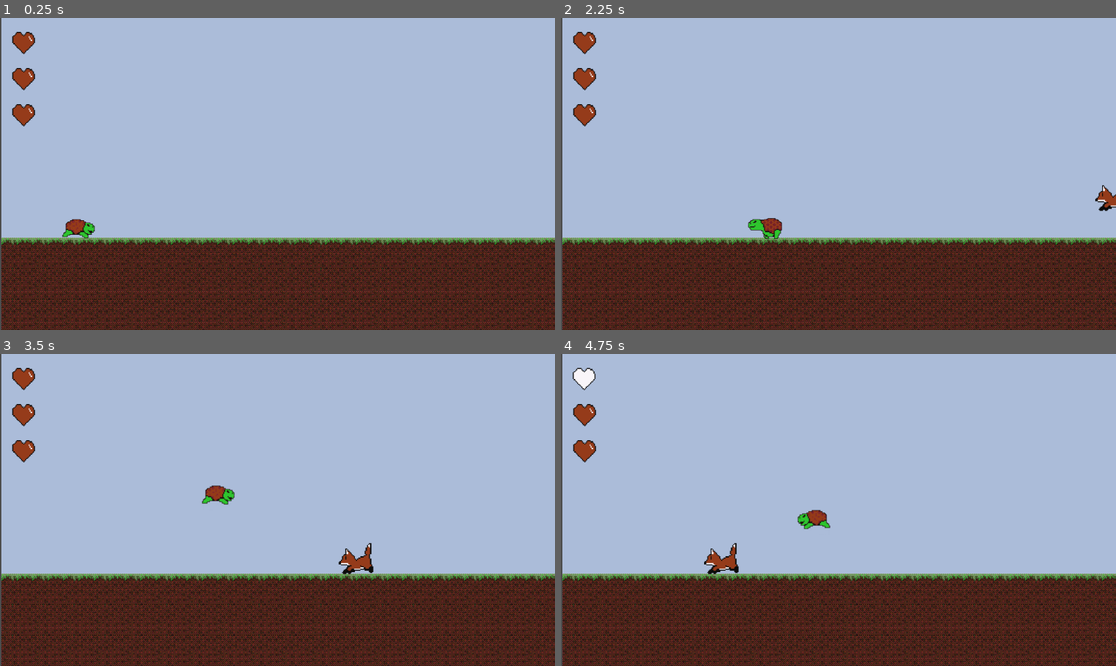
Above: before the commit, frames 1-4 (two rows, left to right).
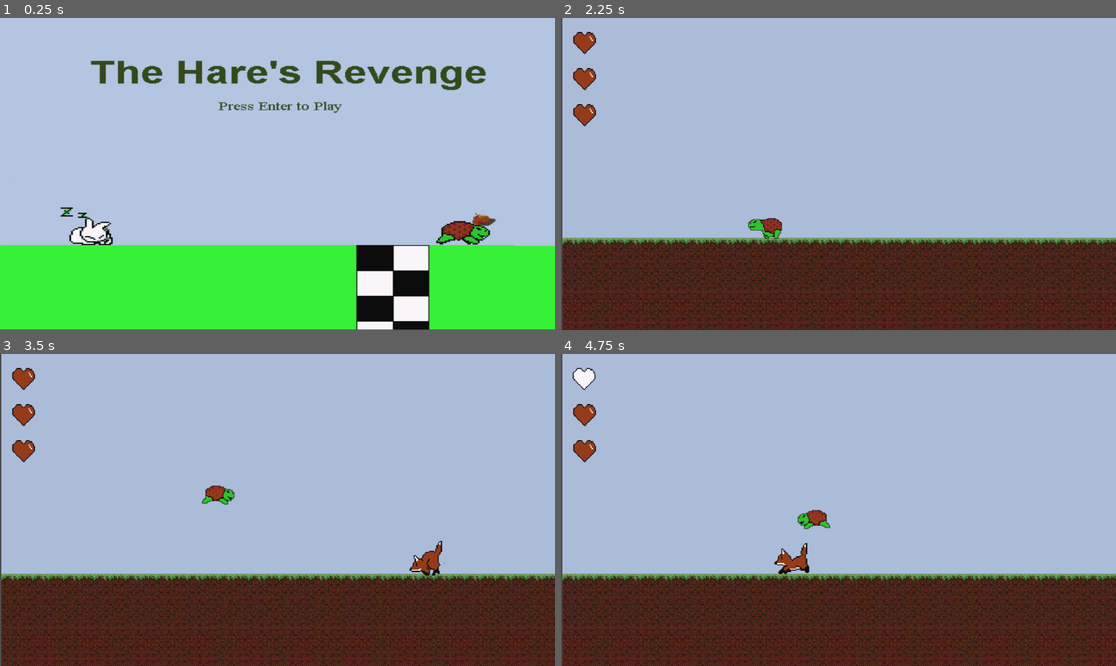
Above: after the commit, the same moments.

Repository: emptysea/HareRevengeRemake
Game: Godot game, scene res://Scenes/title.tscn
Two runs of this game, one before a commit and one after it. Both use one fixed random seed, a clock stepped at 60 frames per second and the inputs below. Before the commit the project starts from res://Scenes/Game.tscn.
Inputs:
- Up to frame 1 (0.25 s): no input
- Up to frame 2 (2.25 s): tap Enter (ui_accept) at 0.5, 0.8, 1.35 s; hold Right (ui_right) 0.53-2.03 s; tap Space (Shoot) at 0.6, 1.55, 2.1 s; tap Up (Jump) at 0.77, 1.52 s; hold Left (ui_left) from 2.03 s (still down)
- Up to frame 3 (3.5 s): tap Enter (ui_accept) at 2.3, 2.85 s; release Left (ui_left) at 2.78 s; hold Right (ui_right) from 2.78 s (still down); tap Up (Jump) at 3.02 s; tap Space (Shoot) at 3.05 s
- Up to frame 4 (4.75 s): tap Space (Shoot) at 3.6, 4.55 s; tap Up (Jump) at 3.77, 4.52 s; tap Enter (ui_accept) at 3.8, 4.35 s; release Right (ui_right) at 4.28 s; hold Left (ui_left) from 4.28 s (still down)

The runs differ from the first frame. In frame 1, 34% of the frame differs, in the area x 0-100%, y 0-100%; in frame 2, 0.2%; in frame 3, 0.7%; in frame 4, 0.7%.

Commit message:
Added fox sounds, water, fox death, and title screen.

Diff:
--- a/Scenes/fox.tscn
+++ b/Scenes/fox.tscn
@@ -1,7 +1,8 @@
-[gd_scene load_steps=8 format=3 uid="uid://cyo55g0fbcj56"]
+[gd_scene load_steps=9 format=3 uid="uid://cyo55g0fbcj56"]
 
 [ext_resource type="Script" uid="uid://dwg881s1ahomg" path="res://Scripts/fox.gd" id="1_e6g21"]
 [ext_resource type="Texture2D" uid="uid://cjfnpixm37rw2" path="res://Sprites/fox_final.png" id="1_fslue"]
+[ext_resource type="AudioStream" uid="uid://b63s7gkiggdoo" path="res://Sounds/foxdie.wav" id="3_yj2lq"]
 
 [sub_resource type="AtlasTexture" id="AtlasTexture_e6g21"]
 atlas = ExtResource("1_fslue")
@@ -52,4 +53,7 @@
 position = Vector2(1.5, 10.5)
 shape = SubResource("RectangleShape2D_e6g21")
 
+[node name="hurt" type="AudioStreamPlayer2D" parent="."]
+stream = ExtResource("3_yj2lq")
+
 [connection signal="body_entered" from="Area2D" to="." method="_on_area_2d_body_entered"]
--- a/Scenes/game_over.gd
+++ b/Scenes/game_over.gd
@@ -6,6 +6,6 @@
 
 
 # Called every frame. 'delta' is the elapsed time since the previous frame.
-func _process(delta: float) -> void:
+func _process(_delta: float) -> void:
 	if Input.is_action_just_pressed("ui_accept"):
 		get_tree().reload_current_scene()
--- /dev/null
+++ b/Scenes/title.tscn
@@ -0,0 +1,19 @@
+[gd_scene load_steps=4 format=3 uid="uid://ceb70qxe55x62"]
+
+[ext_resource type="Script" uid="uid://dw4vclr288w25" path="res://Scripts/title.gd" id="1_fp2oq"]
+[ext_resource type="Texture2D" uid="uid://ducvsma0w8b8t" path="res://Images/intro.jpg" id="1_w31pl"]
+[ext_resource type="AudioStream" uid="uid://37h6pv5hfep0" path="res://Music/intro.mp3" id="2_ekrfg"]
+
+[node name="Title" type="Node"]
+script = ExtResource("1_fp2oq")
+
+[node name="TitleScreen" type="CanvasLayer" parent="."]
+
+[node name="TextureRect" type="TextureRect" parent="TitleScreen"]
+offset_right = 1152.0
+offset_bottom = 647.0
+texture = ExtResource("1_w31pl")
+
+[node name="AudioStreamPlayer" type="AudioStreamPlayer" parent="."]
+stream = ExtResource("2_ekrfg")
+autoplay = true
--- a/Scenes/water.tscn
+++ b/Scenes/water.tscn
@@ -1,7 +1,8 @@
-[gd_scene load_steps=6 format=3 uid="uid://boj8atj178v2v"]
+[gd_scene load_steps=7 format=3 uid="uid://boj8atj178v2v"]
 
 [ext_resource type="Script" uid="uid://c6paphm8uaqjl" path="res://Scripts/water.gd" id="1_gf5bf"]
 [ext_resource type="Texture2D" uid="uid://c4lb5bfq7gpy3" path="res://Sprites/water.png" id="2_qq3op"]
+[ext_resource type="AudioStream" uid="uid://b4csa3kevseoe" path="res://Sounds/water.wav" id="3_qq3op"]
 
 [sub_resource type="RectangleShape2D" id="RectangleShape2D_7wcun"]
 size = Vector2(161, 55)
@@ -37,5 +38,8 @@
 
 [node name="Expire" type="Timer" parent="."]
 
+[node name="watersound" type="AudioStreamPlayer2D" parent="."]
+stream = ExtResource("3_qq3op")
+
 [connection signal="body_entered" from="." to="." method="_on_body_entered"]
 [connection signal="timeout" from="Expire" to="." method="_on_expire_timeout"]
--- a/Scripts/fox.gd
+++ b/Scripts/fox.gd
@@ -5,6 +5,10 @@
 const JUMP_VELOCITY = -400.0
 @export var movingRight = false
 @export var stillLoading = true
+
+func _ready() -> void:
+	print(str(collision_layer))
+	print(str(collision_mask))
 
 func switch_direction() -> void:
 	movingRight = not movingRight
@@ -26,7 +30,14 @@
 		$AnimatedSprite2D.play()
 	move_and_slide()
 
+func damage() -> void:
+	if visible == true:
+		$hurt.play()
+		print ("Fox should be dead!!")
+		visible = false
+		collision_layer = 0
+		collision_mask = 0
 
 func _on_area_2d_body_entered(body: Node2D) -> void:
-	print ("got one!")
+	print ("Hit by " + str(body.name))
 	pass # Replace with function body.
--- a/Scripts/level_1.gd
+++ b/Scripts/level_1.gd
@@ -22,17 +22,19 @@
 			$Fox.switch_direction()
 
 func _on_fox_timer_timeout() -> void:
-	#Create our first fox
+	#Create our fox
 	#TODO: Programmatically find the bounds of the level, in case we want to change resolutions.
 	var screensize = get_viewport_rect().size
 	var screencenterX = $Turtle/Camera2D.get_screen_center_position().x
-	var enemyLocationX = screencenterX + (screensize.x/2) + 64
+	var enemyLocationX = screencenterX + (screensize.x/2) + 32
 	var enemyLocation = Vector2(enemyLocationX,$Turtle/Camera2D.global_position.y - 64)
 	if not $Fox/VisibleOnScreenNotifier2D.is_on_screen():
 		print ("Creating new fox...")
 
 		$Fox.position = (enemyLocation)
 		$Fox.visible = true
+		$Fox.collision_layer = 4
+		$Fox.collision_mask = 1
 		print ("Spawned at " + str(enemyLocation))
 		print ("viewport size " + str(get_viewport_rect().size))
 		print ("Turtle at" + str($Turtle.global_position))
@@ -41,6 +43,5 @@
 
 
 func _on_visible_on_screen_notifier_2d_screen_exited() -> void:
-	$Fox.visible = false
 	$Fox.stillLoading = true
 	$FoxTimer.start(2)
--- /dev/null
+++ b/Scripts/title.gd
@@ -0,0 +1,8 @@
+extends Node
+
+func _process(_delta: float) -> void:
+	if Input.is_action_just_pressed("ui_accept"):
+		var game = load("res://Scenes/Game.tscn")
+		var gameinstance = game.instantiate()
+		get_tree().root.add_child(gameinstance)
+		queue_free()
--- a/Scripts/turtle.gd
+++ b/Scripts/turtle.gd
@@ -29,12 +29,11 @@
 		var projectile = water.instantiate()
 		projectile.spawnPos = global_position
 		if facingDir == FACING.RIGHT:
-			projectile.spawnPos = global_position
-			projectile.animationDir = false
+			projectile.spawnDir = 0
 		else:
-			var somepos = Vector2(70*3,0)
-			projectile.spawnPos = (global_position - somepos)
-			projectile.animationDir = true
+			var yAdjust = Vector2(0,26)
+			projectile.spawnPos = global_position + yAdjust
+			projectile.spawnDir = deg_to_rad(180)
 
 		call_deferred("add_child",projectile)
 
@@ -59,6 +58,7 @@
 
 
 func _on_area_2d_body_entered(body: Node2D) -> void:
-	$Hurt.play()
-	print ("Just hit a " + str(body)) # Replace with function body.
-	emit_signal("took_damage",1)
+	if body.visible == true:
+		$Hurt.play()
+		print ("Just hit a " + str(body)) # Replace with function body.
+		emit_signal("took_damage",1)
--- a/Scripts/water.gd
+++ b/Scripts/water.gd
@@ -8,12 +8,11 @@
 	global_position = spawnPos
 	global_rotation = spawnDir
 	$AnimatedSprite2D.flip_h = animationDir
-	print ("water spawned")
-	print (global_rotation)
+	$watersound.play()
 	$Expire.start(.1)
 
 func _on_body_entered(body: Node2D) -> void:
-	print (body.name)
+	body.damage()
 
 
 func _on_expire_timeout() -> void:
--- a/project.godot
+++ b/project.godot
@@ -11,7 +11,7 @@
 [application]
 
 config/name="HareRevengeRemake"
-run/main_scene="res://Scenes/Game.tscn"
+run/main_scene="uid://ceb70qxe55x62"
 config/features=PackedStringArray("4.4", "Forward Plus")
 config/icon="res://icon.svg"
 
Binary file added: Images/intro.jpg
Not shown, added: Images/intro.jpg.import
Not shown, added: Scripts/title.gd.uid
Not shown, added: Sounds/foxdie.wav.import
Not shown, added: Sounds/water.wav.import
Not shown, added: Sounds/foxdie.wav
Not shown, added: Sounds/water.wav
